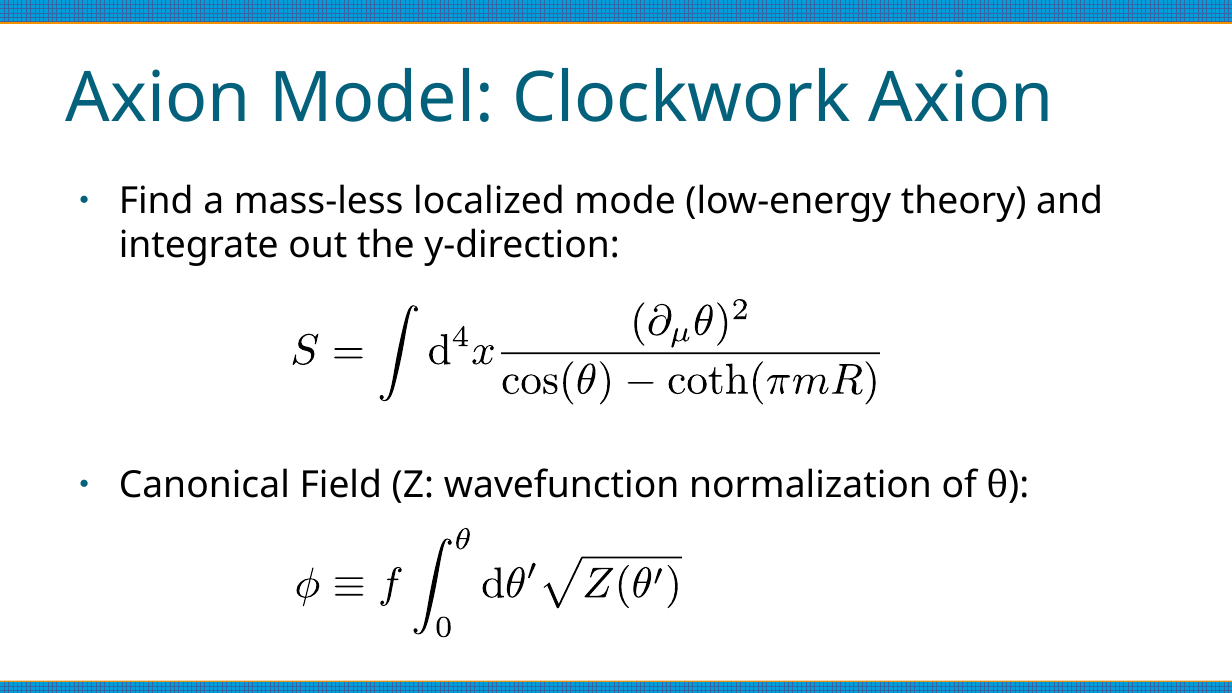
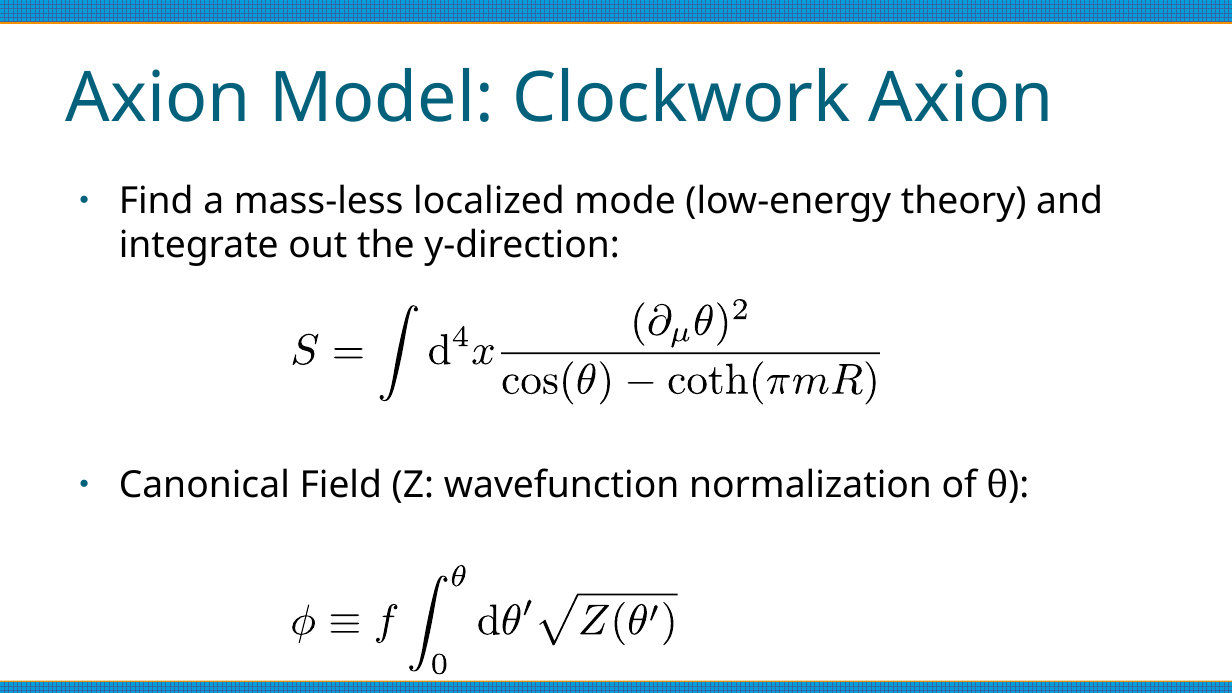
Before and after one commit to anna-jana/masters-project, a slide deck: slide 13 of reports/thesis-talk/presentation.odp. Drawn at 1232x693 pixels with LibreOffice and Linux fonts; fonts in the diff are those of the drawing. Boxes give left, top, right and bottom in pixels: in the first picture for what was removed or moved away, otherwise in the second. Text is boxed around its words. In the diff, an @@ line names an element or a change of style, - is before the commit and + after.

```diff
--- a/reports/thesis-talk/presentation.odp
+++ b/reports/thesis-talk/presentation.odp
@@ freeform shape: place and size @@
-freeform shape at [296,530,680,635]
+freeform shape at [293,568,676,673]
@@ freeform shape: place and size @@
-freeform shape at [456,528,470,549]
+freeform shape at [452,566,465,587]
@@ 15 freeform shapes: place and size @@
-15 freeform shapes at [296,539,682,638]
+15 freeform shapes at [293,576,677,675]
```
Also in this commit, not shown: 14 other slides changed, 2 slides added, 1 slide removed, 7 other files.
